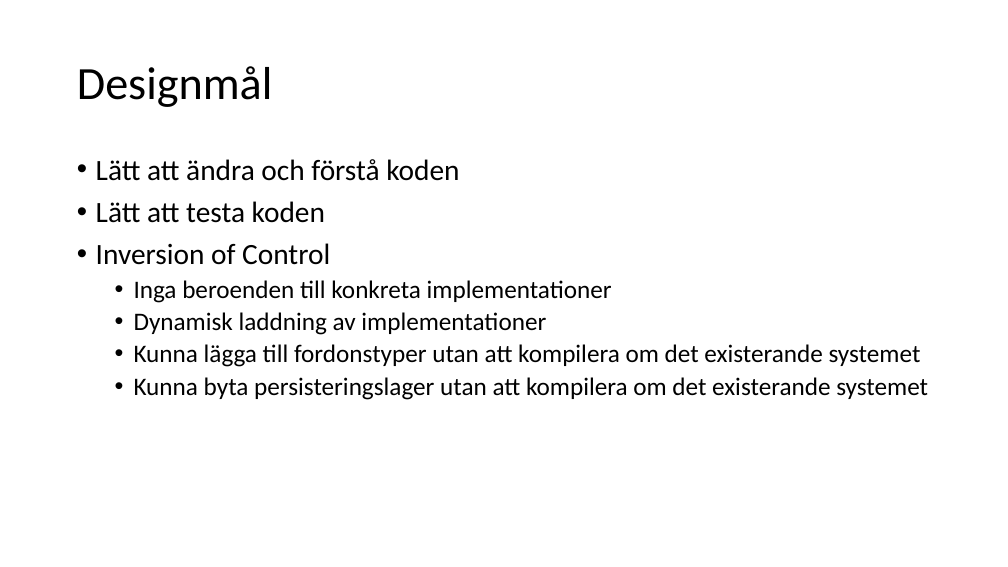
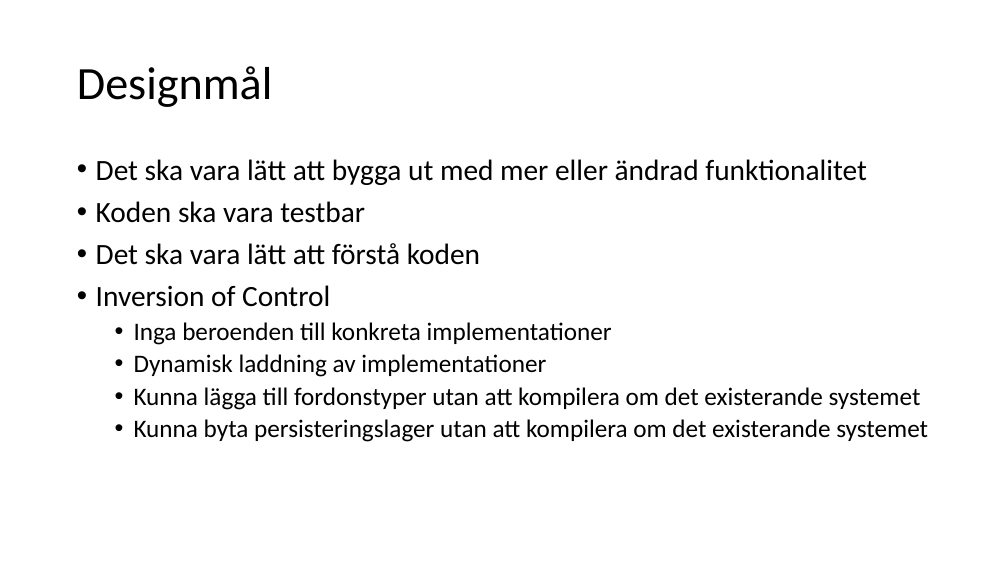
Before and after one commit to LarsBergqvist/CarRentalService, a slide deck: slide 3 of CarRentalService - Lars Bergqvist.pptx. Drawn at 1008x567 pixels with LibreOffice and Linux fonts; fonts in the diff are those of the drawing. Boxes give left, top, right and bottom in pixels: in the first picture for what was removed or moved away, otherwise in the second. Text is boxed around its words. In the diff, an @@ line names an element or a change of style, - is before the commit and + after.

```diff
--- a/CarRentalService - Lars Bergqvist.pptx
+++ b/CarRentalService - Lars Bergqvist.pptx
@@ text at (96,159,867,265): text changed @@
-• Lätt att ändra och förstå koden
-• Lätt att testa koden
+• Det ska vara lätt att bygga ut med mer eller ändrad funktionalitet
+• Koden ska vara testbar
+• Det ska vara lätt att förstå koden
```
Also in this commit, not shown: 1 other slide changed, 4 slides added.
